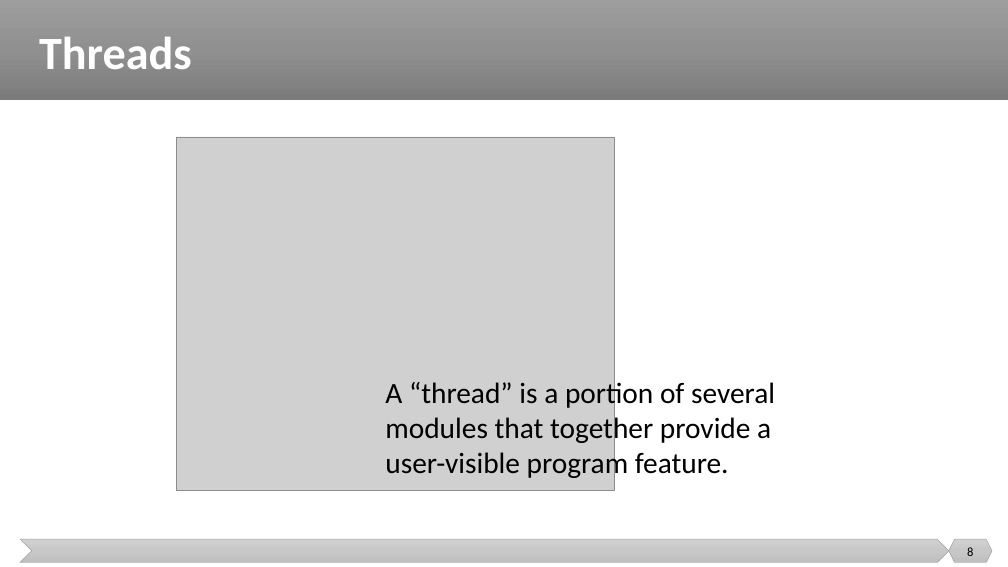
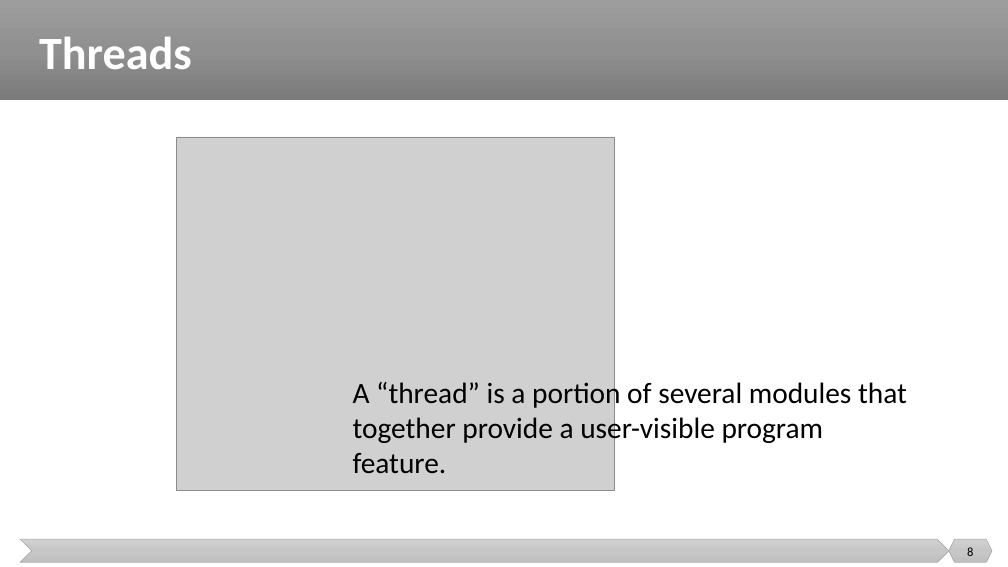
Before and after one commit to malenezi/malenezi, a slide deck: slide 8 of SE401/Lectures/8-Integration, System and Regression Testing/System Testing.pptx. Drawn at 1008x567 pixels with LibreOffice and Linux fonts; fonts in the diff are those of the drawing; grey boxes stand for pictures. Boxes give left, top, right and bottom in pixels: in the first picture for what was removed or moved away, otherwise in the second. Text is boxed around its words. In the diff, an @@ line names an element or a change of style, - is before the commit and + after.

```diff
--- a/SE401/Lectures/8-Integration, System and Regression Testing/System Testing.pptx
+++ b/SE401/Lectures/8-Integration, System and Regression Testing/System Testing.pptx
@@ text "A “thread” is a portion ..." rewrapped from [385,378,775,481] to [353,378,907,473] @@
```
Also in this commit, not shown: 1 other slide changed, 1 other file.
